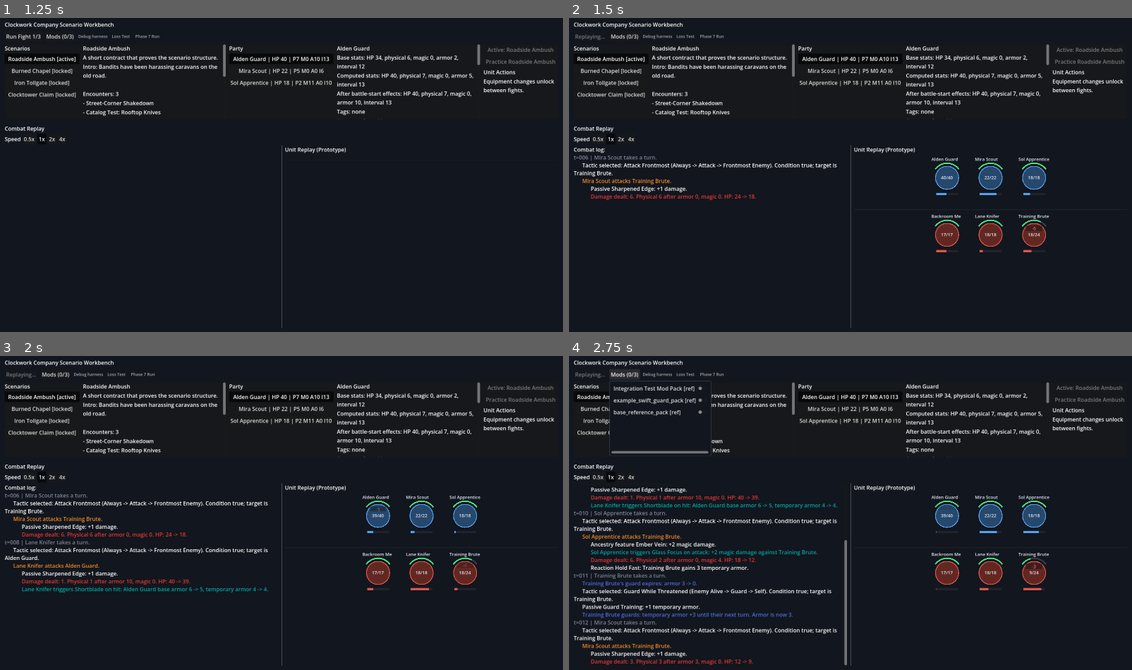
Above: before the commit, frames 1-4 (two rows, left to right).
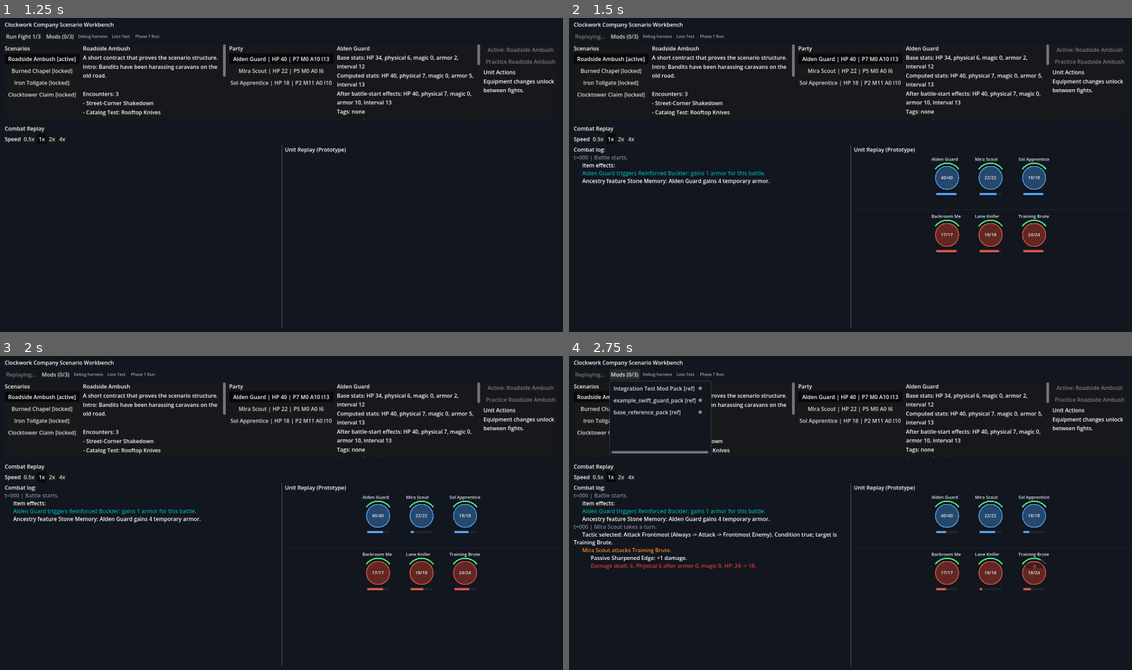
Above: after the commit, the same moments.

Repository: aqvm/clockwork-company
Game: Godot game, scene res://scenes/combat_test_scene.tscn
The game is run twice, just before and just after one commit, with the same random seed, the same clock (stepped at 60 frames per second) and the same inputs.
Inputs:
- Up to frame 1 (1.25 s): click "Start Roadside Ambush" at 0.5 s
- Up to frame 2 (1.5 s): click "Run Fight 1/3" at 1.25 s
- Up to frame 3 (2 s): no input
- Up to frame 4 (2.75 s): click "Mods (0/3)" at 2 s

Frame 1 is identical in both runs. In frame 2, 1.6% of the frame differs, in the area x 0-85%, y 43-75%; in frame 3, 2.9%; in frame 4, 6.2%, in the area x 0-85%, y 41-99%.

Commit message:
Group battle start replay events

Diff:
--- a/clockwork-company/scripts/combat/combat_simulator.gd
+++ b/clockwork-company/scripts/combat/combat_simulator.gd
@@ -48,8 +48,10 @@
 	log.add("")
 	_append_tactics_summary(log, units)
 	log.add("")
-	ItemEffectResolverScript.apply_battle_start_item_effects(log, units)
-	AncestryFeatureResolverScript.apply_battle_start_features(log, units)
+	var battle_start_event := CombatEventsScript.battle_start()
+	var battle_start_entry_id: int = log.add_event("Battle starts.", battle_start_event["event_type"], 0, CombatLogScript.NO_PARENT, battle_start_event["payload"], battle_start_event["tags"])
+	ItemEffectResolverScript.apply_battle_start_item_effects(log, units, battle_start_entry_id)
+	AncestryFeatureResolverScript.apply_battle_start_features(log, units, battle_start_entry_id)
 	log.add("")
 	_append_roster(log, units)
 	log.add("")
--- a/clockwork-company/scripts/combat/logging/combat_event_schema.gd
+++ b/clockwork-company/scripts/combat/logging/combat_event_schema.gd
@@ -2,6 +2,7 @@
 class_name CombatEventSchema
 
 const EVENT_TEXT := "text"
+const EVENT_BATTLE_START := "battle_start"
 const EVENT_TURN_START := "turn_start"
 const EVENT_TACTIC_SELECTED := "tactic_selected"
 const EVENT_TACTIC_SKIPPED := "tactic_skipped"
@@ -19,6 +20,7 @@
 
 const REQUIRED_KEYS := {
 	EVENT_TEXT: [],
+	EVENT_BATTLE_START: [],
 	EVENT_TURN_START: ["actor_id", "actor"],
 	EVENT_TACTIC_SELECTED: ["actor_id", "actor", "action", "target_id", "target"],
 	EVENT_TACTIC_SKIPPED: ["actor_id", "actor", "reason"],
--- a/clockwork-company/scripts/combat/logging/combat_events.gd
+++ b/clockwork-company/scripts/combat/logging/combat_events.gd
@@ -2,6 +2,14 @@
 class_name CombatEvents
 
 const Schema := preload("res://scripts/combat/logging/combat_event_schema.gd")
+
+
+static func battle_start() -> Dictionary:
+	return {
+		"event_type": Schema.EVENT_BATTLE_START,
+		"payload": {},
+		"tags": ["replay", "battle_start"],
+	}
 
 
 static func turn_start(actor, next_action_time_before: int) -> Dictionary:
--- a/clockwork-company/scripts/combat/rules/ancestry_feature_resolver.gd
+++ b/clockwork-company/scripts/combat/rules/ancestry_feature_resolver.gd
@@ -17,12 +17,12 @@
 const FEATURE_GAIN_PHYSICAL_DAMAGE := "Gain Physical Damage"
 
 
-static func apply_battle_start_features(log, units: Array) -> void:
+static func apply_battle_start_features(log, units: Array, battle_start_entry_id := -1) -> void:
 	for unit in units:
 		var feature = unit.current_ancestry_feature
 		if feature == null or feature.trigger != TRIGGER_BATTLE_START:
 			continue
-		_apply_feature(log, -1, unit, null, feature)
+		_apply_feature(log, battle_start_entry_id, unit, null, feature)
 
 
 static func attack_bonus(log, parent_entry_id: int, actor) -> Dictionary:
--- a/clockwork-company/scripts/combat/rules/item_effect_resolver.gd
+++ b/clockwork-company/scripts/combat/rules/item_effect_resolver.gd
@@ -12,8 +12,11 @@
 const TARGET_ATTACKER := "Attacker"
 const TARGET_KILLER := "Killer"
 
-static func apply_battle_start_item_effects(log, units: Array) -> void:
-	var battle_start_entry_id: int = log.add("Battle start item effects:")
+static func apply_battle_start_item_effects(log, units: Array, battle_start_entry_id := -1) -> void:
+	if battle_start_entry_id < 0:
+		battle_start_entry_id = log.add("Battle start item effects:")
+	else:
+		log.add_child(battle_start_entry_id, "Item effects:")
 	var any_effects := false
 	for unit in units:
 		for item in unit.equipped_items:
--- a/clockwork-company/scripts/ui/combat_test_scene.gd
+++ b/clockwork-company/scripts/ui/combat_test_scene.gd
@@ -815,9 +815,17 @@
 
 func _collect_static_log_lines(log_lines: Array[String], static_lines: Array[String]) -> void:
 	var found_combat_log := false
+	var skipping_battle_start_event := false
 	for line in log_lines:
 		if line == COMBAT_LOG_HEADER:
 			found_combat_log = true
+			continue
+		if line.begins_with("t=000 | Battle starts."):
+			skipping_battle_start_event = true
+			continue
+		if skipping_battle_start_event and line == "Roster:":
+			skipping_battle_start_event = false
+		elif skipping_battle_start_event:
 			continue
 
 		if not found_combat_log:
Not shown, changed: ARCHITECTURE.md
Not shown, changed: LEARNING_LOG.md
Not shown, changed: TODO.md
